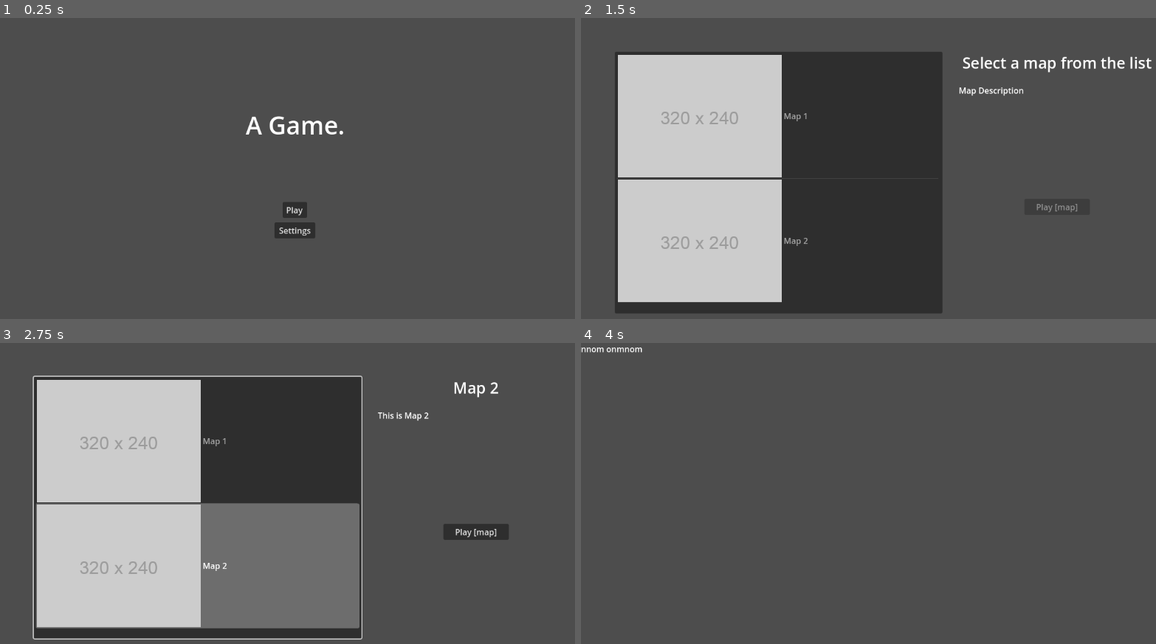
Above: before the commit, frames 1-4 (two rows, left to right).
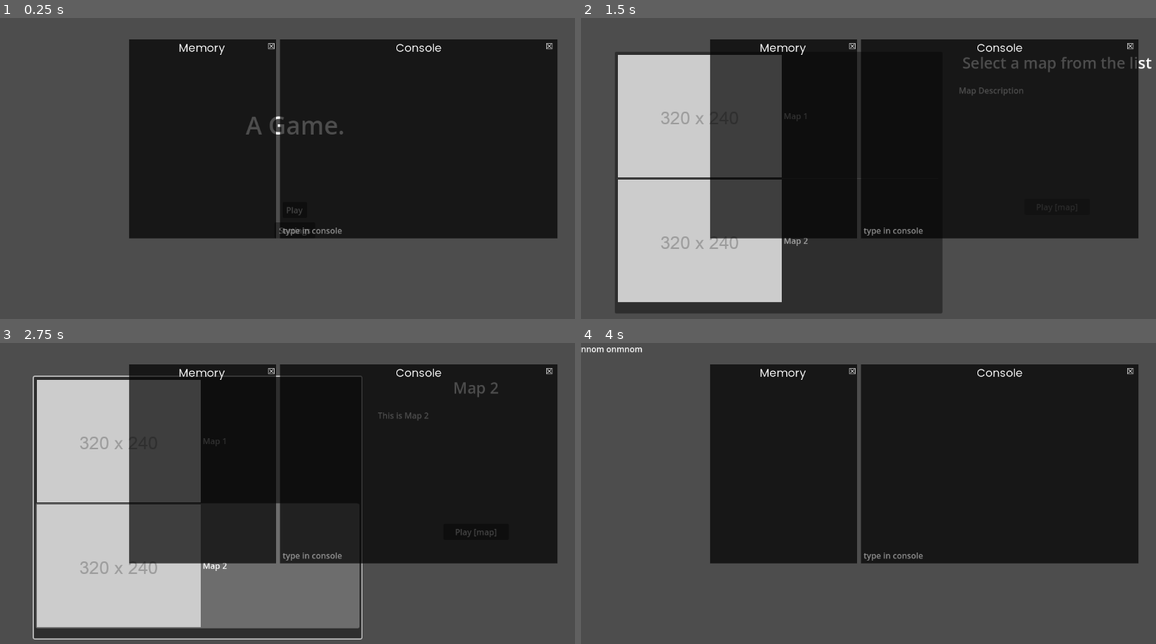
Above: after the commit, the same moments.

Repository: EpiclyRaspberry/a-game
Game: Godot game, scene res://main.tscn
The game is run twice, just before and just after one commit, with the same random seed, the same clock (stepped at 60 frames per second) and the same inputs.
Inputs (mouse positions are in pixels of both pictures, inside the frame that each line leads up to):
- Up to frame 1 (0.25 s): no input
- Up to frame 2 (1.5 s): click "Play" at 0.5 s; tap Enter (ui_accept) at 1.25 s; move the mouse to (1006, 168) at 1.27 s; hold D (right) from 1.28 s (still down); hold Ctrl (crouch) from 1.28 s (still down)
- Up to frame 3 (2.75 s): tap Enter (ui_accept) at 1.52, 2, 2.27 s; move the mouse to (178, 526) at 2.02 s; release D (right) at 2.03 s; release Ctrl (crouch) at 2.03 s; hold S (back) from 2.03 s (still down); click (178, 526) at 2.1 s
- Up to frame 4 (4 s): release S (back) at 2.75 s; click "Play [map]" at 2.75 s; tap Enter (ui_accept) at 3.5 s; move the mouse to (937, 436) at 3.52 s; hold D (right) from 3.53 s (still down); hold Ctrl (crouch) from 3.53 s (still down)

The runs differ from the first frame. In frame 1, 49% of the frame differs, in the area x 22-97%, y 7-74%; in frame 2, 49%; in frame 3, 49%; in frame 4, 49%.

Commit message:
placeholder

Diff:
--- a/internal/console/console.tscn
+++ b/internal/console/console.tscn
@@ -16,7 +16,6 @@
 
 [node name="console" type="Control"]
 process_mode = 3
-visible = false
 top_level = true
 z_index = 23
 layout_mode = 3
@@ -101,4 +100,43 @@
 flat = true
 script = ExtResource("2_pu37d")
 
+[node name="base2" type="ColorRect" parent="."]
+layout_mode = 1
+anchors_preset = 15
+anchor_right = 1.0
+anchor_bottom = 1.0
+offset_left = 252.0
+offset_top = 42.0
+offset_right = -613.0
+offset_bottom = -217.0
+grow_horizontal = 2
+grow_vertical = 2
+color = Color(0, 0, 0, 0.698039)
+
+[node name="title" type="Label" parent="base2"]
+layout_mode = 1
+anchors_preset = -1
+anchor_left = 0.002
+anchor_right = 1.0
+anchor_bottom = 0.059
+offset_left = -1.084
+offset_bottom = 0.0489979
+grow_horizontal = 2
+text = "Memory"
+label_settings = SubResource("LabelSettings_2mpvv")
+horizontal_alignment = 1
+vertical_alignment = 1
+
+[node name="Label" type="Label" parent="base2/title"]
+layout_mode = 1
+anchors_preset = -1
+anchor_left = 0.945
+anchor_right = 1.0
+anchor_bottom = 0.857
+offset_left = -0.190002
+offset_bottom = 0.00499725
+text = "☒"
+horizontal_alignment = 1
+vertical_alignment = 1
+
 [connection signal="mouse_entered" from="." to="." method="_on_mouse_entered"]
--- /dev/null
+++ b/maps/template/template.tscn
@@ -0,0 +1,8 @@
+[gd_scene load_steps=2 format=3 uid="uid://dw8i5s1fvmkng"]
+
+[ext_resource type="PackedScene" uid="uid://cjge8ksxu7m40" path="res://internal/player/playerbase.tscn" id="1_twejo"]
+
+[node name="template" type="Node3D"]
+
+[node name="playerbase" parent="." instance=ExtResource("1_twejo")]
+transform = Transform3D(1, 0, 0, 0, 1, 0, 0, 0, 1, 0, 1.22661, 0)
